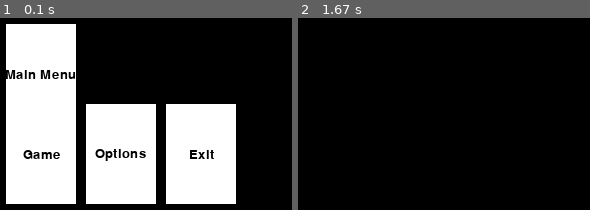
Above: before the commit, frames 1-2 (left to right).
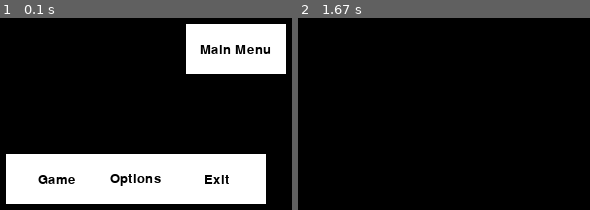
Above: after the commit, the same moments.

Repository: noLePhi/pygame_dodgeball
Game: pygame game, started from menu.py
The game is run twice, just before and just after one commit, with the same random seed, the same clock (stepped at 60 frames per second) and the same inputs.
Inputs:
- Up to frame 1 (0.1 s): no input
- Up to frame 2 (1.67 s): click "Game" at 0.38 s

The runs differ from the first frame. In frame 1, 43% of the frame differs, in the area x 2-98%, y 3-97%; in frame 2, nothing differs.

Commit message:
Handle btns and gui

Diff:
--- a/menu.py
+++ b/menu.py
@@ -7,8 +7,11 @@
 pygame.font.init()
 font = pygame.font.SysFont(None, 20)
 
+width = 500
+height = 500
+
 pygame.display.set_caption('Game Base')
-screen = pygame.display.set_mode((500, 500), 0, 32)
+screen = pygame.display.set_mode((width, height))
 
 
 click = False
@@ -43,10 +46,13 @@
 
         screen.fill((0, 0, 0))
 
-        btns = [Button("Main Menu", 20, 20, 70, 100, (255, 255, 255)),
-                Button("Game", 20, 100, 70, 100, (255, 255, 255)),
-                Button("Options", 100, 100, 70, 100, (255, 255, 255)),
-                Button("Exit", 180, 100, 70, 100, (255, 255, 255))]
+        bt_w = 100
+        bt_h = 50
+
+        btns = [Button("Main Menu", round(width/2) - bt_w/2, 20, bt_w, bt_h, (255, 255, 255)),
+                Button("Game", 20, 150, bt_w, bt_h, (255, 255, 255)),
+                Button("Options", 100, 150, bt_w, bt_h, (255, 255, 255)),
+                Button("Exit", 180, 150, bt_w, bt_h, (255, 255, 255))]
 
         for btn in btns:
             btn.draw(screen)
